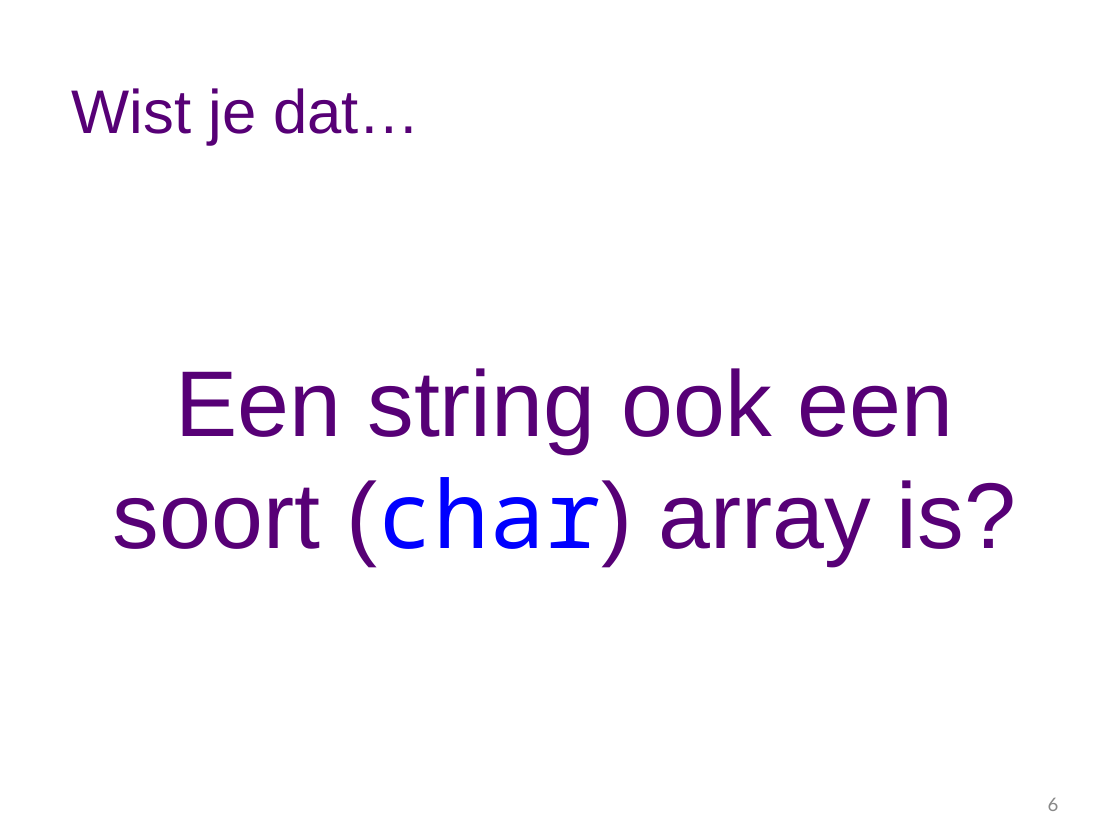
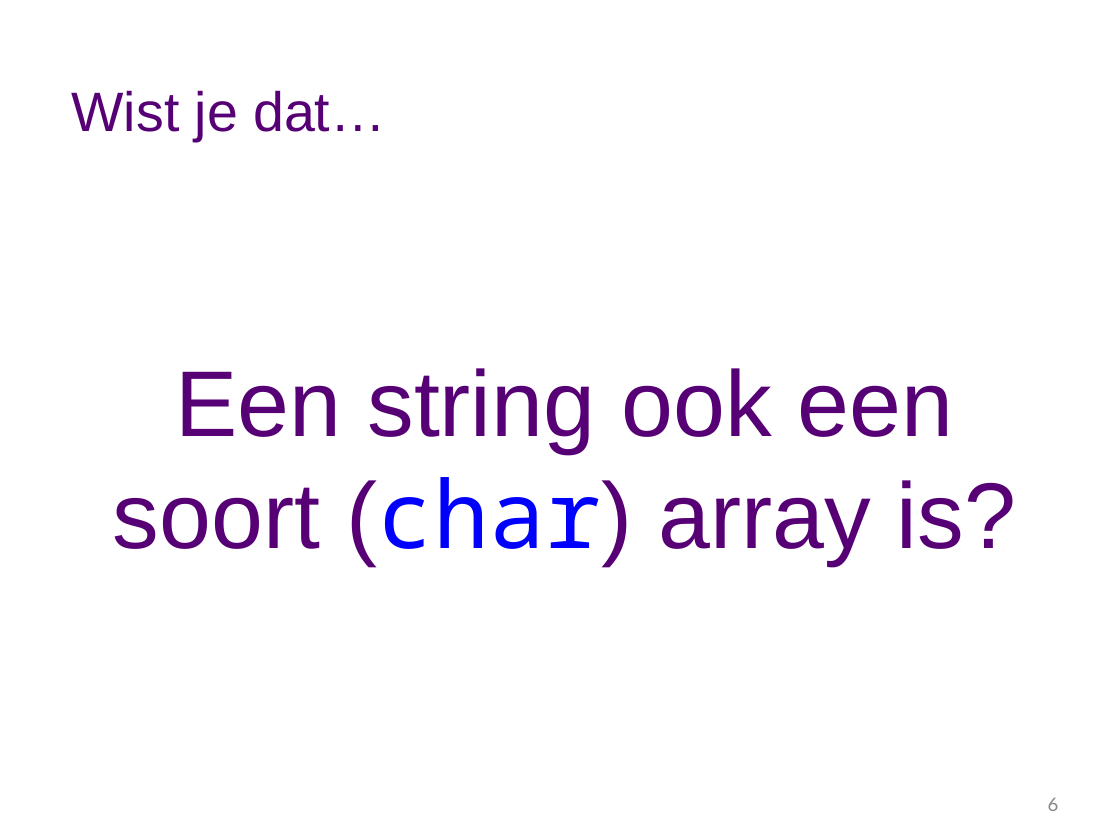
Before and after one commit to stasemsoft/softwarematerial, a slide deck: slide 6 of docs/basic/collecties/theorie_FUN12_Arrays.pptx. Drawn at 1120x840 pixels with LibreOffice and Linux fonts; fonts in the diff are those of the drawing; background and template pictures are left out. Boxes give left, top, right and bottom in pixels: in the first picture for what was removed or moved away, otherwise in the second. Text is boxed around its words. In the diff, an @@ line names an element or a change of style, - is before the commit and + after.

```diff
--- a/docs/basic/collecties/theorie_FUN12_Arrays.pptx
+++ b/docs/basic/collecties/theorie_FUN12_Arrays.pptx
@@ title "Wist je dat…" at bbox=[72, 90, 386, 141]: size 39.6 to 35.6 pt @@
```
Also in this commit, not shown: 5 other slides changed, 4 other files.
